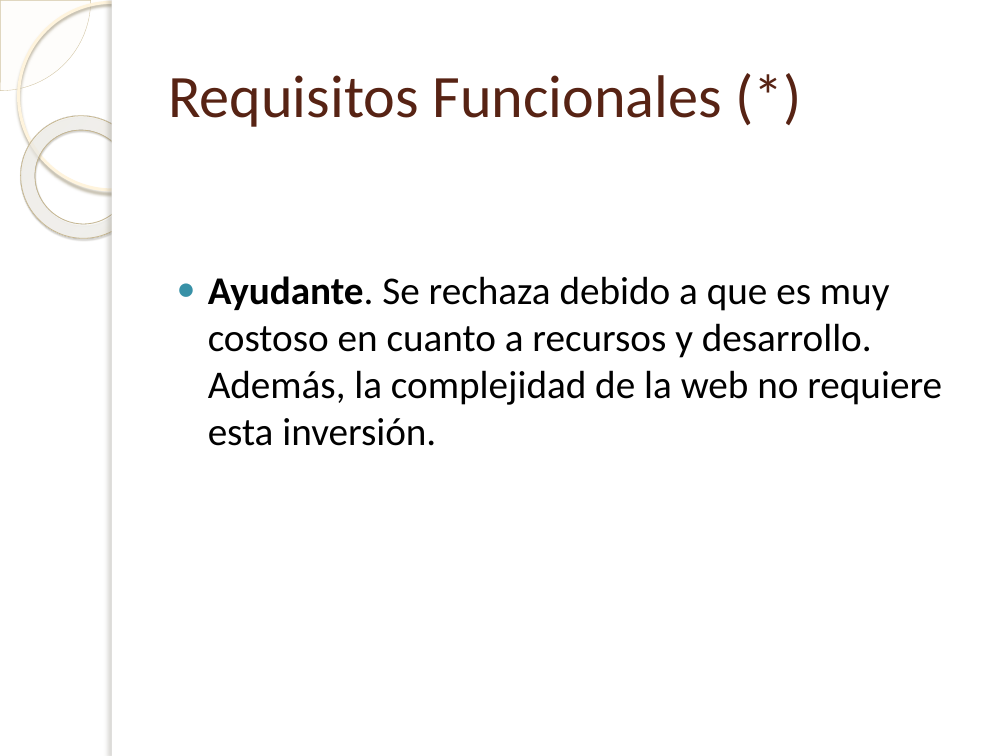
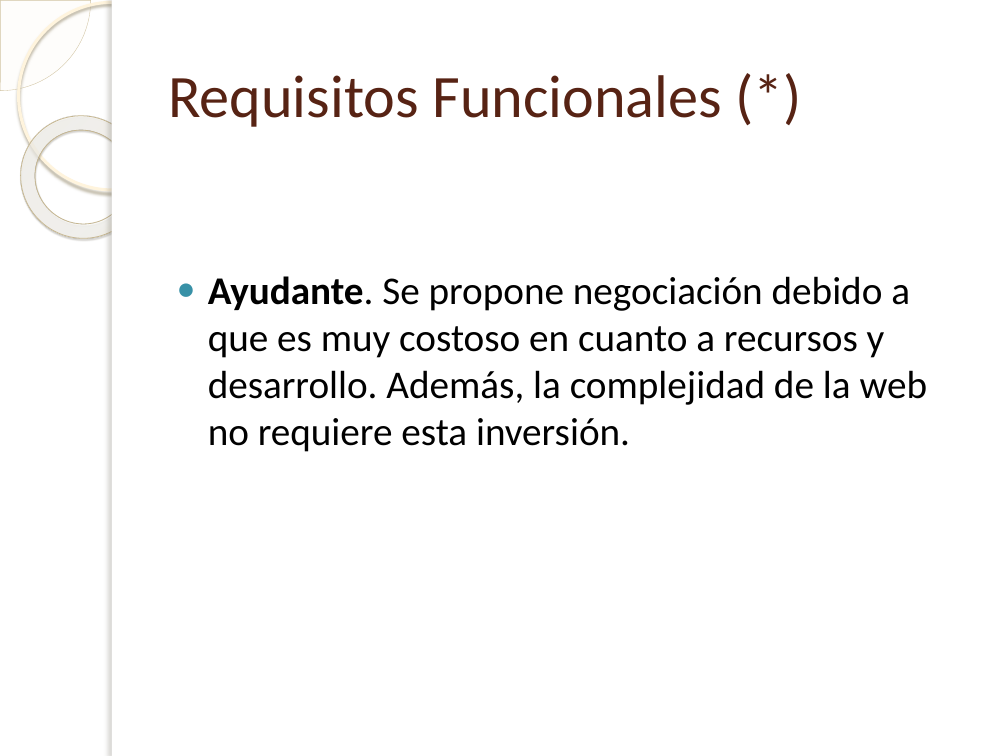
Before and after one commit to Joncy/PJCUBE, a slide deck: slide 12 of especificacion_de_requisitos/Presentación Requisitos (Abrir con Windows).pptx (slide 10 before the commit). Drawn at 1008x756 pixels with LibreOffice and Linux fonts; fonts in the diff are those of the drawing; background and template pictures are left out. Boxes give left, top, right and bottom in pixels: in the first picture for what was removed or moved away, otherwise in the second. Text is boxed around its words. In the diff, an @@ line names an element or a change of style, - is before the commit and + after.

```diff
--- a/especificacion_de_requisitos/Presentación Requisitos (Abrir con Windows).pptx
+++ b/especificacion_de_requisitos/Presentación Requisitos (Abrir con Windows).pptx
@@ text at <box>208,276,928,452</box>: text changed @@
-● Ayudante. Se rechaza debido a que es muy costoso en cuanto a recursos y desarrollo. Además, la complejidad de la web no requiere esta inversión.
+● Ayudante. Se propone negociación debido a que es muy costoso en cuanto a recursos y desarrollo. Además, la complejidad de la web no requiere esta inversión.
```
Also in this commit, not shown: 2 other slides changed, 2 slides added, 1 other file.
